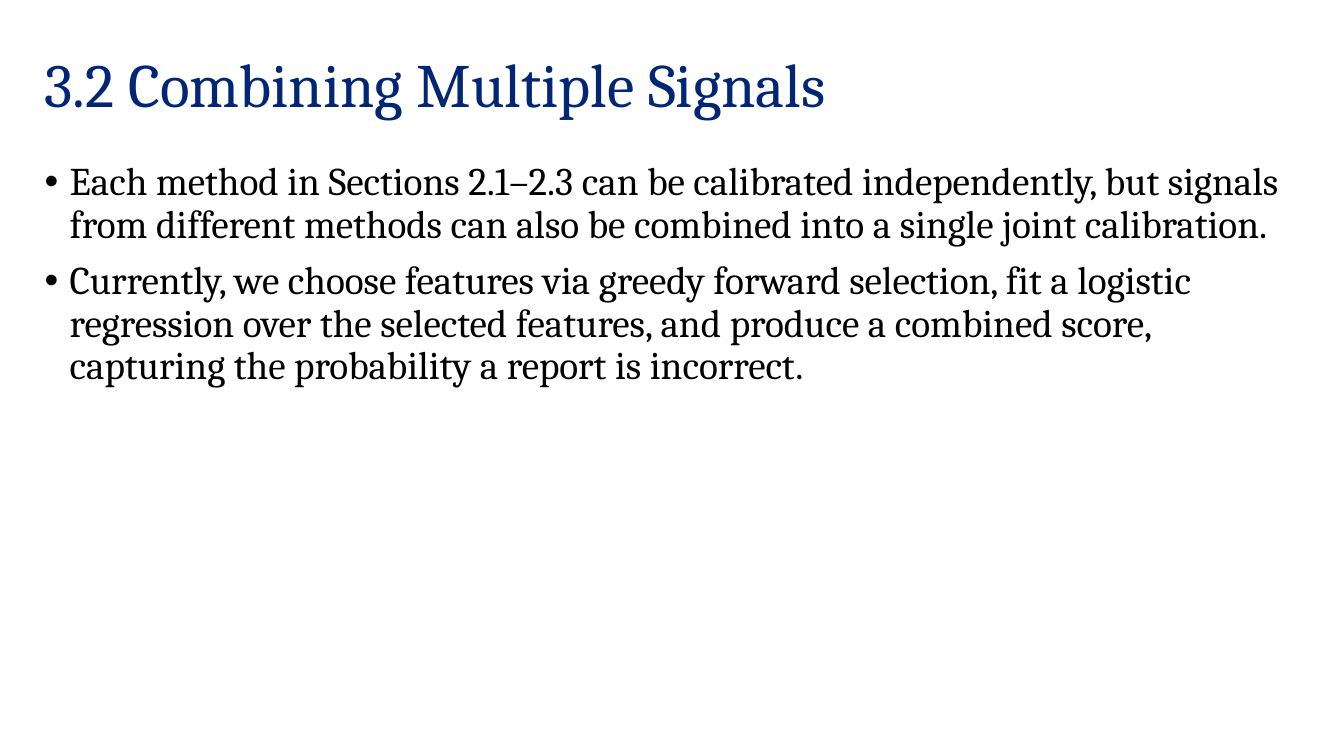
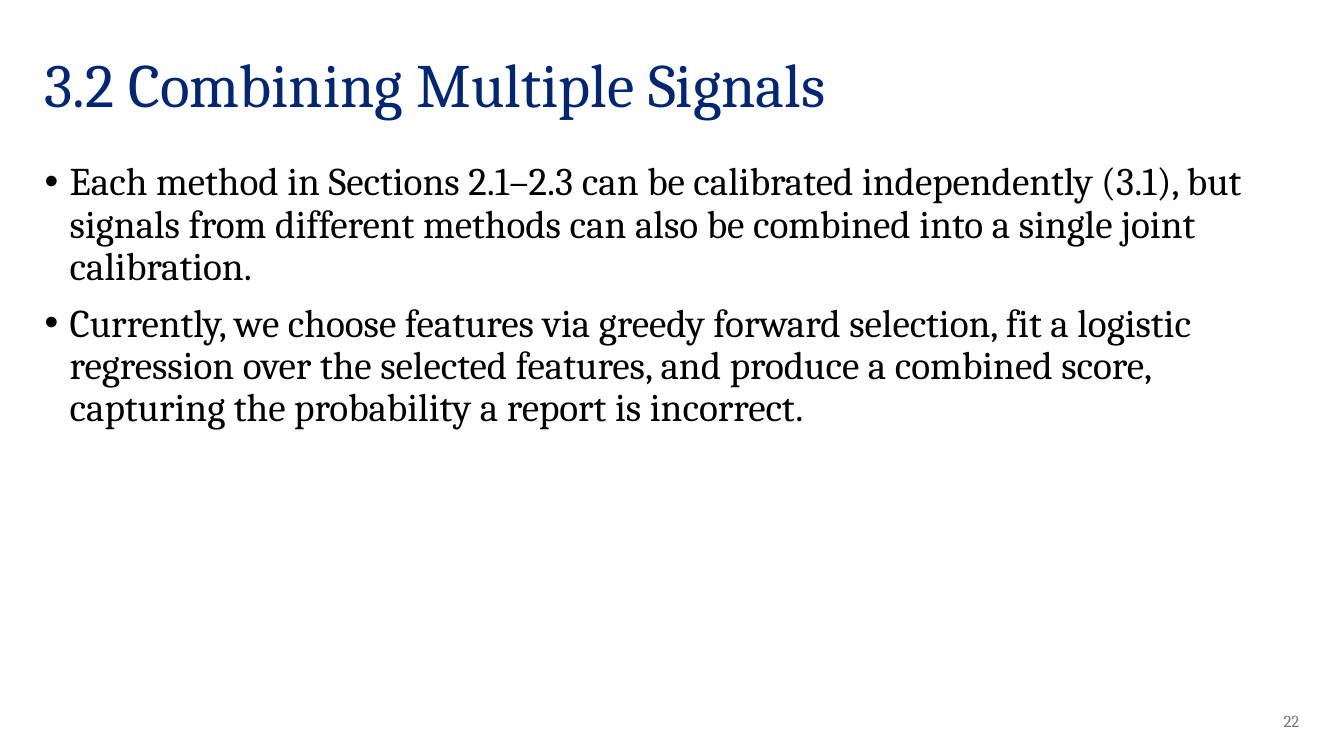
Before and after one commit to sarapohland/radiology_confidence, a slide deck: slide 22 of docs/results.pptx (slide 15 before the commit). Drawn at 1344x756 pixels with LibreOffice and Linux fonts; fonts in the diff are those of the drawing; background and template pictures are left out. Boxes give left, top, right and bottom in pixels: in the first picture for what was removed or moved away, otherwise in the second. Text is boxed around its words. In the diff, an @@ line names an element or a change of style, - is before the commit and + after.

```diff
--- a/docs/results.pptx
+++ b/docs/results.pptx
@@ text at (70, 167, 1241, 281): text changed @@
-• Each method in Sections 2.1–2.3 can be calibrated independently, but signals from different methods can also be combined into a single joint calibration.
+• Each method in Sections 2.1–2.3 can be calibrated independently (3.1), but signals from different methods can also be combined into a single joint calibration.
@@ page number added at (1284, 716, 1300, 727), 12 pt, text #797979 @@
+22
```
Also in this commit, not shown: 24 other slides changed, 13 slides added, 1 slide removed, 58 other files.
